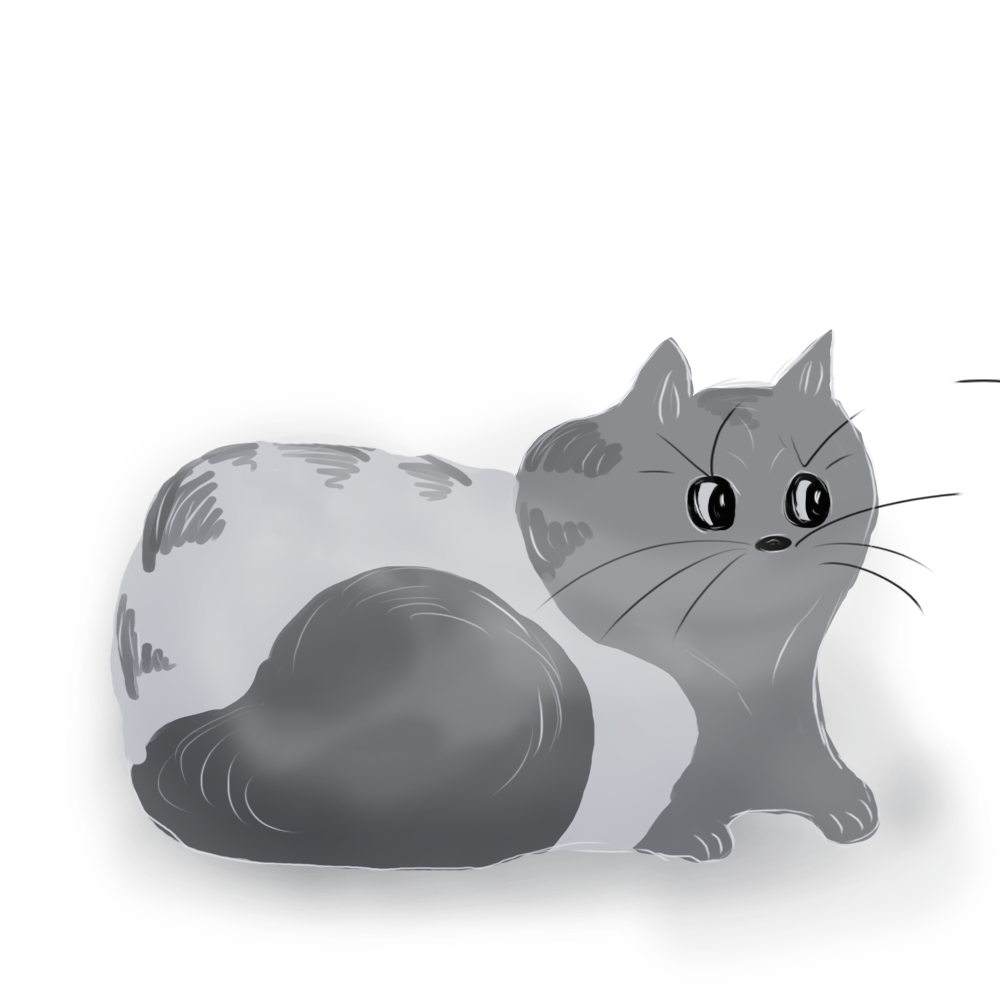
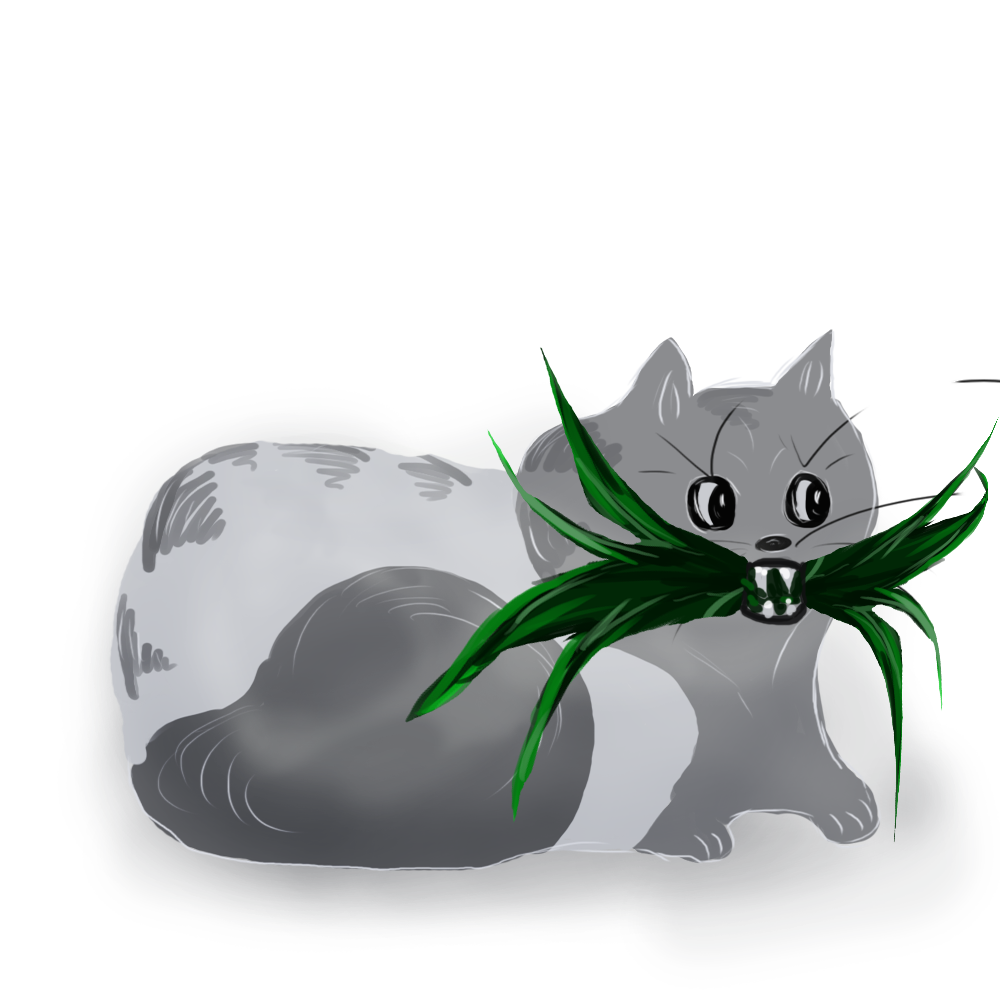
Two versions of the same layered image (1000 × 1000). Layer-by-layer changes:
added layer "Layer 8" above "Layer 7" over [737, 417, 999, 844]
added layer "Layer 7" above "Layer 4" over [405, 347, 750, 823]
